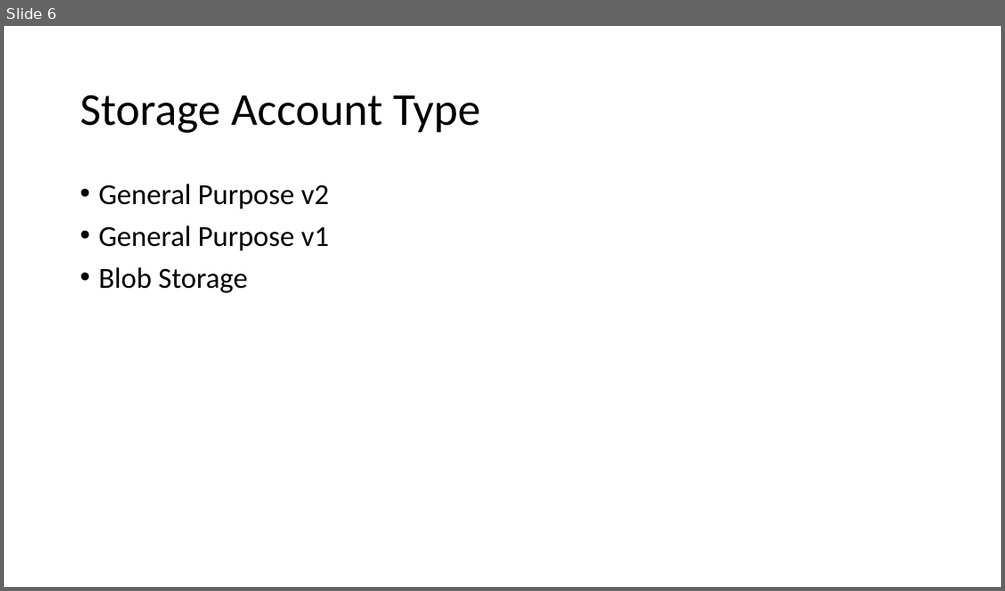
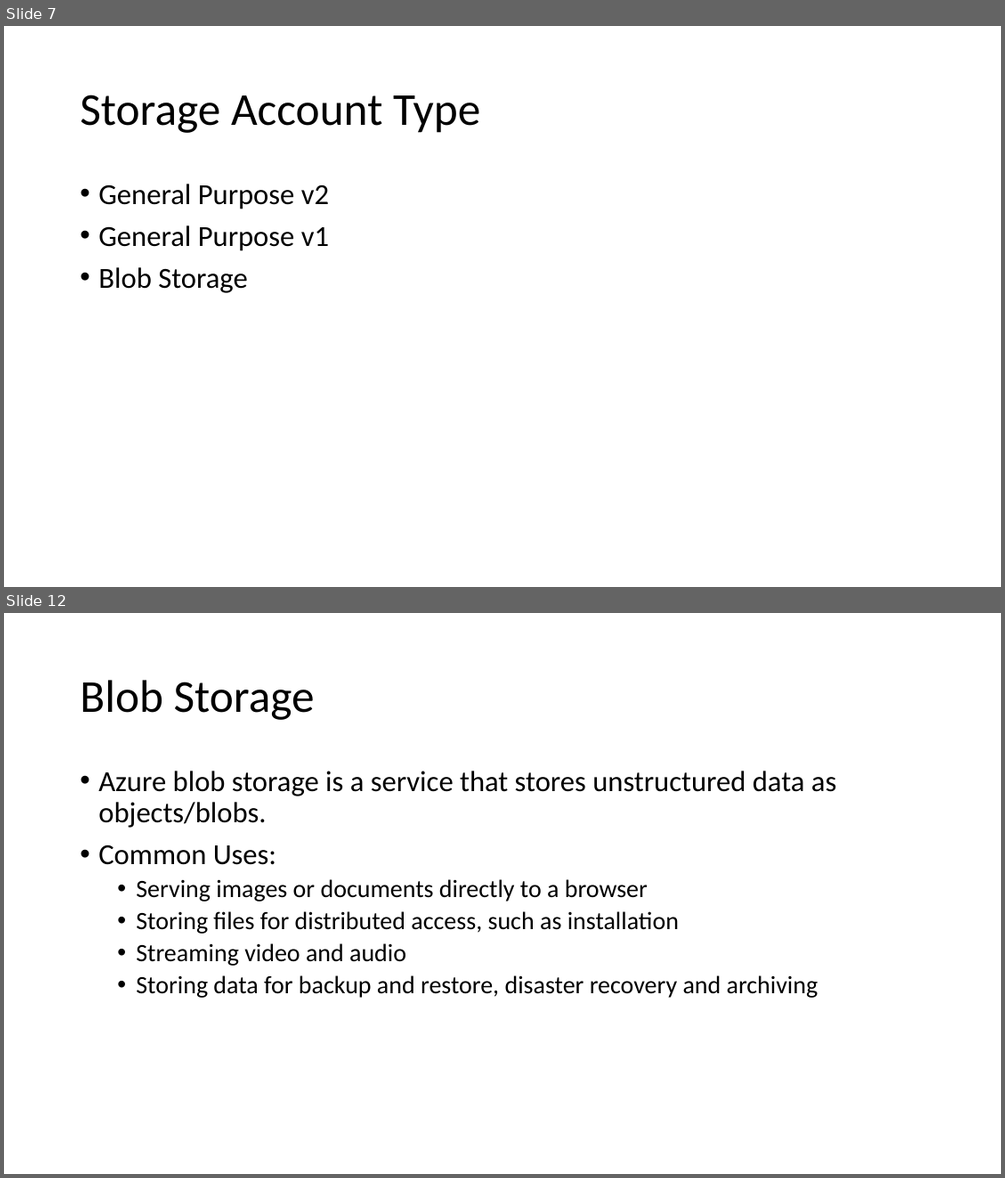
Before and after one commit to Anwarthajudeen/09Sep-AZ104, a slide deck: Azure Storage.pptx. Shown one above the other, each under a label of ours: slide 6 before the commit, slides 7 and 12 after it; the slides between them are not shown. The pictures are 1005x591 and 1005x1178 pixels, drawn with LibreOffice and Linux fonts; fonts in the diff are those of the drawing. Boxes give left, top, right and bottom in pixels: in the first picture for what was removed or moved away, otherwise in the second. Text is boxed around its words. In the diff, an @@ line names an element or a change of style, - is before the commit and + after.

```diff
--- a/Azure Storage.pptx
+++ b/Azure Storage.pptx
@@ slide 12 added at <box>4,613,1001,1174</box>, background #FFFFFF @@
@@ title added at <box>80,680,315,720</box>, 44 pt, text #000000 @@
+Blob Storage
@@ text added at <box>98,771,836,997</box>, 24 pt, text #000000 @@
+• Azure blob storage is a service that stores unstructured data as objects/blobs.
+• Common Uses:
+  • Serving images or documents directly to a browser
+  • Storing files for distributed access, such as installation
+  • Streaming video and audio
+  • Storing data for backup and restore, disaster recovery and archiving
@@ what was slide 6 is now slide 7 @@
```
Also in this commit, not shown: 17 other slides added.
